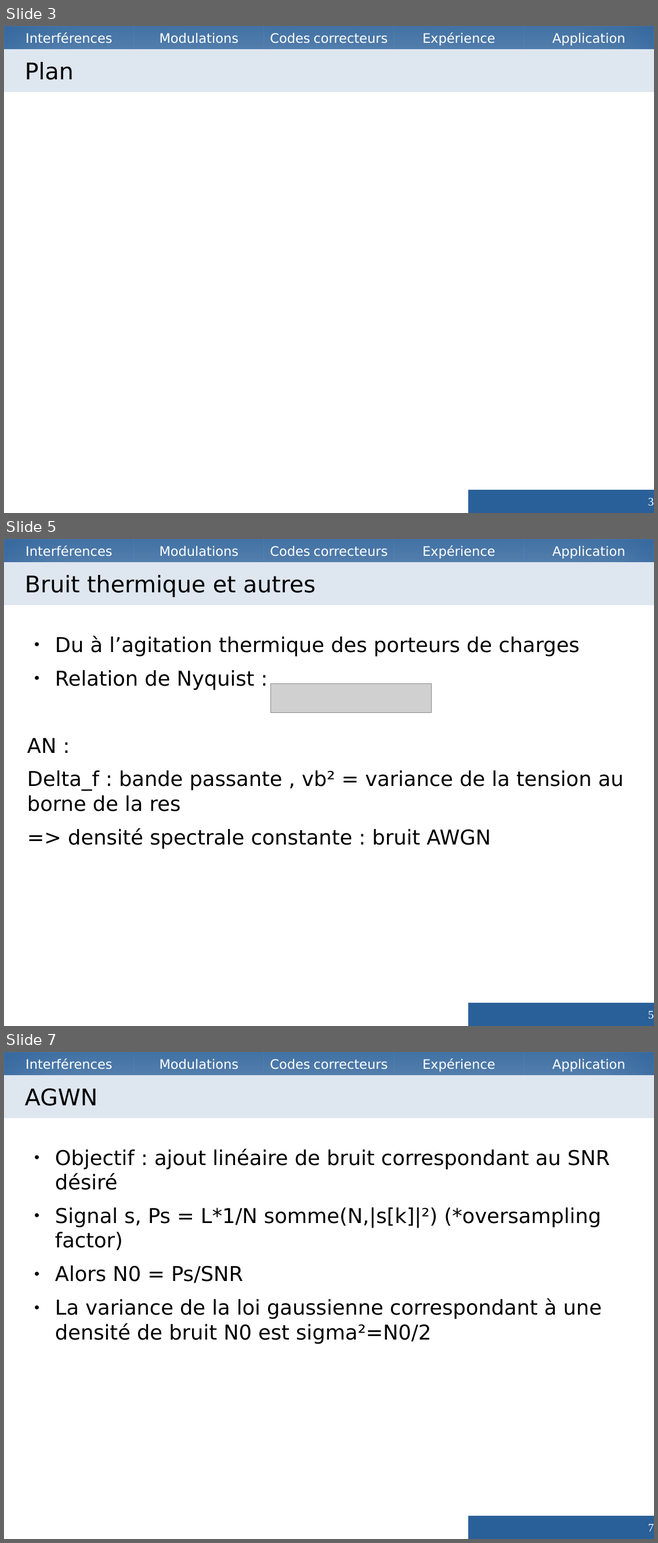
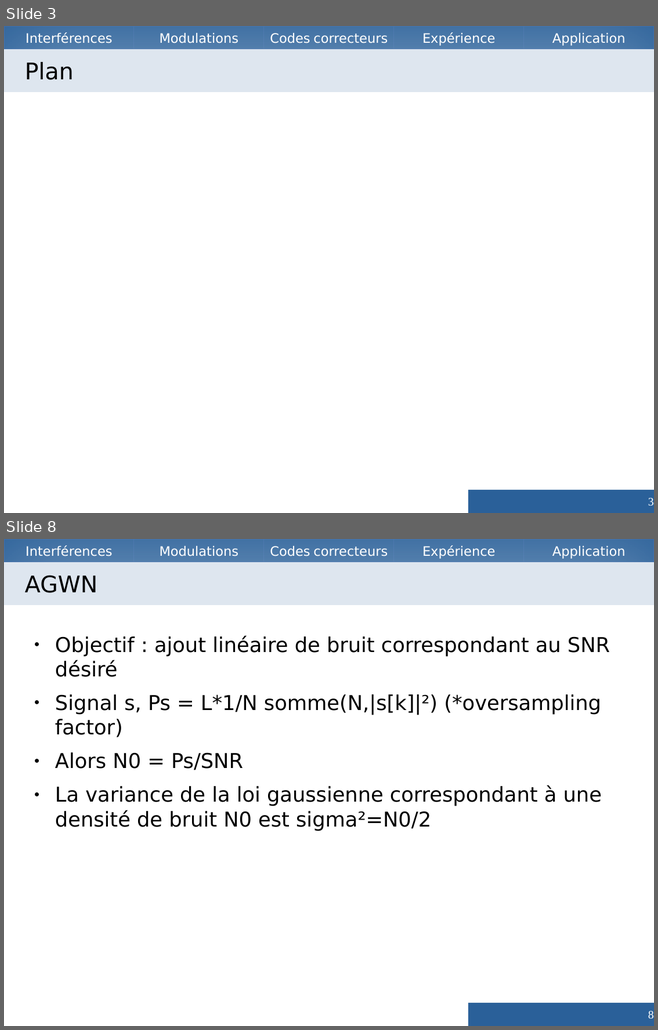
Before and after one commit to Vzrod/tipe, a slide deck: TIPE.odp. Shown one above the other, each under a label of ours: slides 3, 5 and 7 before the commit, slides 3 and 8 after it; the slides between them are not shown. The pictures are 658x1543 and 658x1030 pixels, drawn with LibreOffice and Linux fonts; fonts in the diff are those of the drawing; grey boxes stand for pictures. Boxes give left, top, right and bottom in pixels: in the first picture for what was removed or moved away, otherwise in the second. Text is boxed around its words. In the diff, an @@ line names an element or a change of style, - is before the commit and + after.

```diff
--- a/TIPE.odp
+++ b/TIPE.odp
@@ slide 5 removed at (4, 539, 654, 1026), background #FFFFFF; not listed: 5 template elements that a slide beside it also shows @@
@@ title removed at (4, 562, 654, 605) @@
-Bruit thermique et autres
@@ text removed at (27, 636, 623, 849) @@
-● Du à l’agitation thermique des porteurs de charges
-● Relation de Nyquist :
-AN :
-Delta_f : bande passante , vb² = variance de la tension au borne de la res
-=> densité spectrale constante : bruit AWGN
@@ picture removed at (271, 683, 431, 713) @@
@@ page number removed at (468, 1003, 654, 1026) @@
-5
@@ what was slide 7 is now slide 8 @@
@@ page number at (648, 1011, 654, 1019): text changed @@
-7
+8
```
Also in this commit, not shown: 6 slides added, 4 other slides removed, 4 other files.
